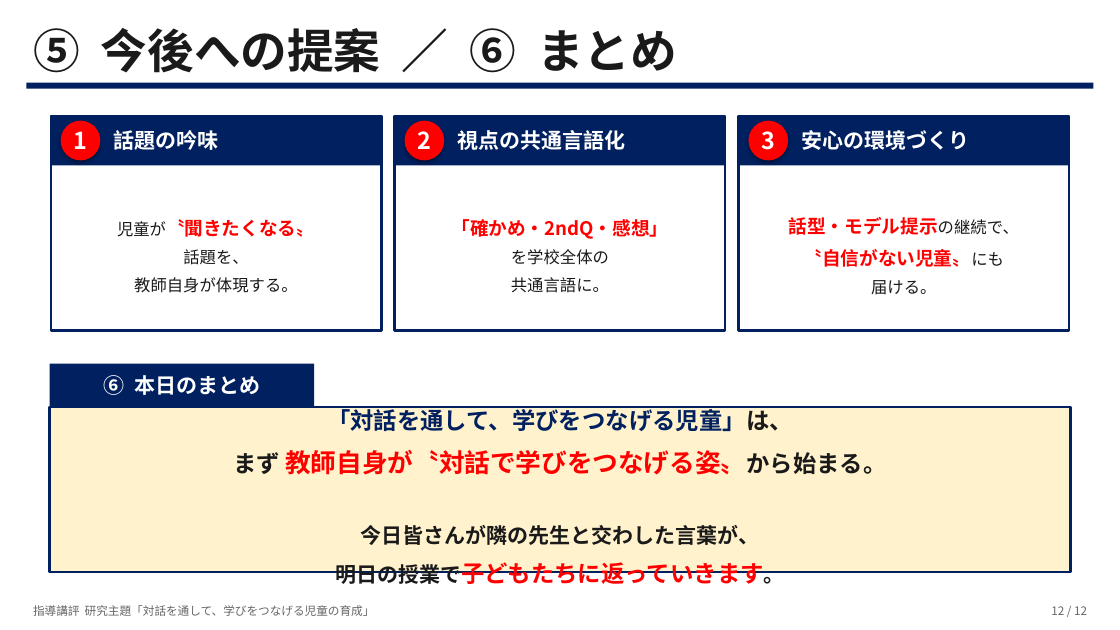
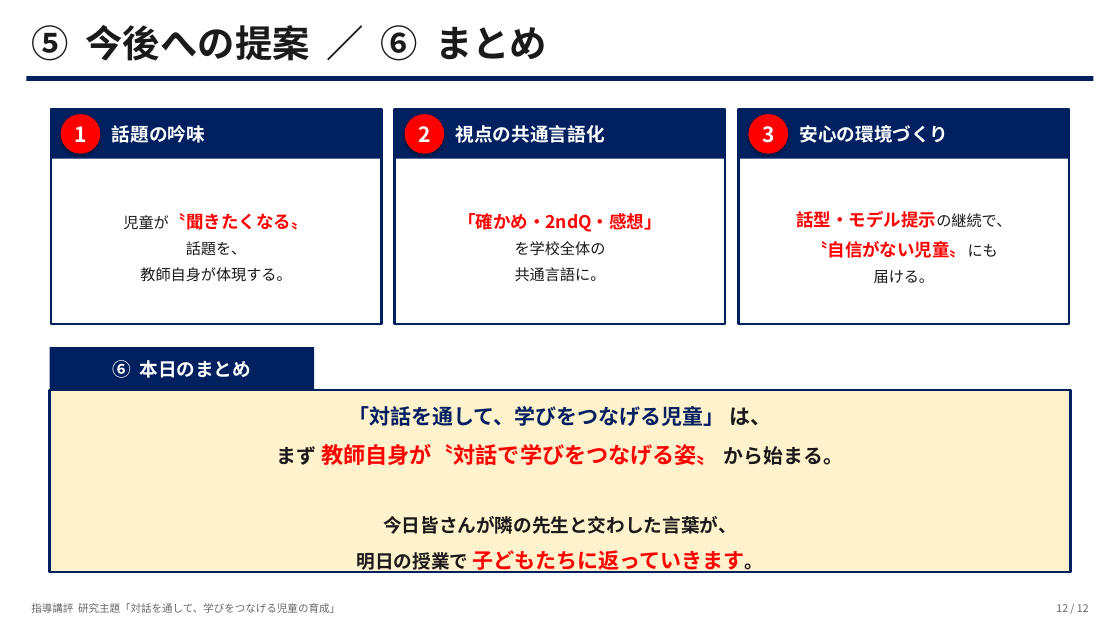
Before and after one commit to contynet730-star/con30, a slide deck: slide 12 of 指導講評_対話を通して学びをつなげる児童.pptx. Drawn at 1120x630 pixels with LibreOffice and Linux fonts; fonts in the diff are those of the drawing. Boxes give left, top, right and bottom in pixels: in the first picture for what was removed or moved away, otherwise in the second. Text is boxed around its words. In the diff, an @@ line names an element or a change of style, - is before the commit and + after.

```diff
--- a/指導講評_対話を通して学びをつなげる児童.pptx
+++ b/指導講評_対話を通して学びをつなげる児童.pptx
@@ text "⑤ 今後への提案 ／ ⑥ まとめ" at (x1=31, y1=25, x2=547, y2=61): size 40 to 32 pt @@
@@ size 20 to 18 pt in 3 elements at (x1=74, y1=126, x2=86, y2=142), (x1=418, y1=126, x2=430, y2=142), (x1=762, y1=126, x2=774, y2=143) @@
@@ 7 rectangles, 3 ellipses moved together from (x1=26, y1=82, x2=1093, y2=331) to (x1=26, y1=76, x2=1093, y2=324) @@
@@ text "児童が〝聞きたくなる〟" at (x1=123, y1=213, x2=309, y2=282): size 14 to 13 pt in "児童が〝聞きたくなる〟", "話題を、", "教師自身が体現する。"; size 16 to 15 pt in "児童が〝聞きたくなる〟" @@
@@ text "「確かめ・2ndQ・感想」" at (x1=458, y1=213, x2=662, y2=281): size 16 to 15 pt in "「確かめ・2ndQ・感想」"; size 14 to 13 pt in "を学校全体の", "共通言語に。" @@
@@ text "話型・モデル提示の継続で、" moved from (x1=789, y1=217, x2=1019, y2=295) to (x1=796, y1=211, x2=1011, y2=284) @@
@@ text "話型・モデル提示の継続で、" at (x1=796, y1=211, x2=1011, y2=284): size 16 to 15 pt in "話型・モデル提示の継続で、", "〝自信がない児童〟にも"; size 14 to 13 pt in "話型・モデル提示の継続で、", "〝自信がない児童〟にも", "届ける。" @@
@@ size 18 to 16 pt in 4 elements at (x1=112, y1=125, x2=205, y2=143), (x1=456, y1=125, x2=605, y2=143), (x1=800, y1=125, x2=949, y2=143), (x1=112, y1=360, x2=251, y2=378) @@
@@ text "⑥ 本日のまとめ" moved from (x1=104, y1=375, x2=260, y2=395) to (x1=112, y1=360, x2=251, y2=378) @@
@@ rectangle moved from (x1=50, y1=364, x2=314, y2=407) to (x1=50, y1=347, x2=314, y2=390) @@
@@ rectangle resized from (x1=50, y1=407, x2=1070, y2=572) to (x1=50, y1=391, x2=1070, y2=573) @@
@@ text "「対話を通して、学びをつなげる児童」 は、" moved from (x1=233, y1=406, x2=886, y2=588) to (x1=277, y1=406, x2=843, y2=574) @@
@@ text at (x1=277, y1=406, x2=843, y2=465): text changed; size 20 to 18 pt @@
-「対話を通して、学びをつなげる児童」は、
-まず 教師自身が〝対話で学びをつなげる姿〟から始まる。
+「対話を通して、学びをつなげる児童」 は、
+まず 教師自身が〝対話で学びをつなげる姿〟 から始まる。
@@ text at (x1=383, y1=516, x2=736, y2=534): size 18 to 16 pt in "今日皆さんが隣の先生と交わした言葉が、"; line spacing 1.4 to 1.45 @@
@@ text at (x1=357, y1=550, x2=764, y2=574): text changed; size 20 to 18 pt @@
-明日の授業で子どもたちに返っていきます。
+明日の授業で 子どもたちに返っていきます。
@@ text "指導講評 研究主題「対話を通して、学びをつなげる児童の育成」" at (x1=31, y1=603, x2=340, y2=613): size 10 to 9 pt @@
@@ text "12 / 12" at (x1=1056, y1=604, x2=1089, y2=612): size 10 to 9 pt @@
```
Also in this commit, not shown: 11 other slides changed.
